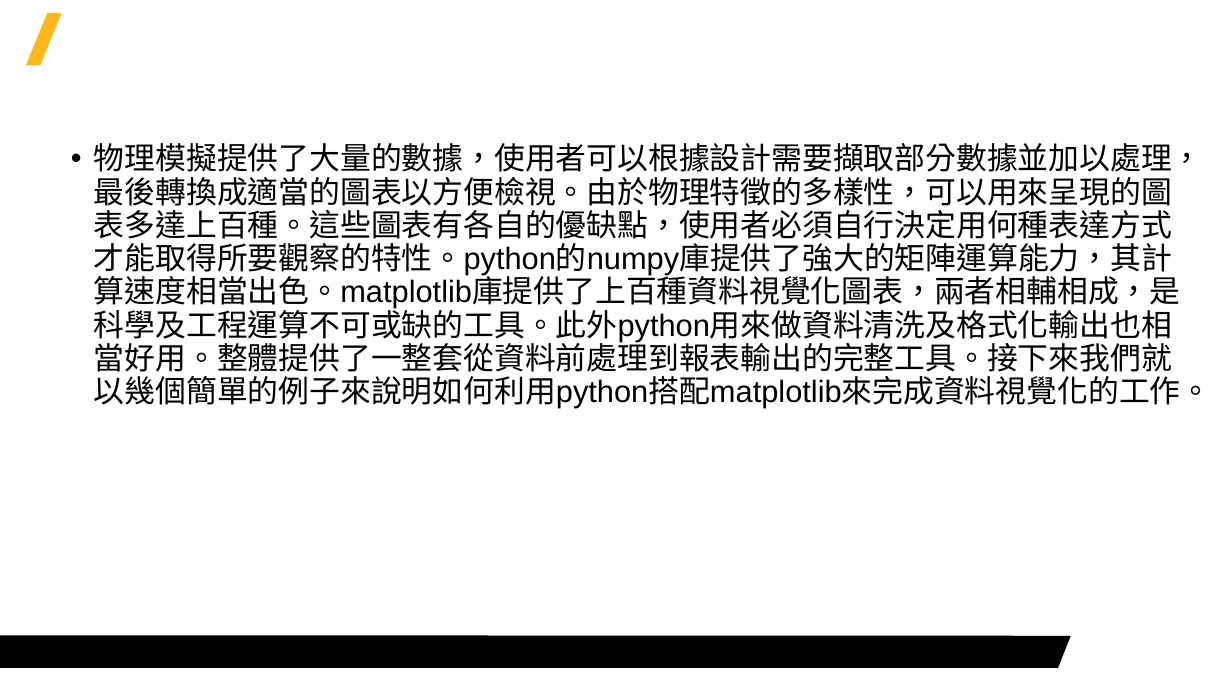
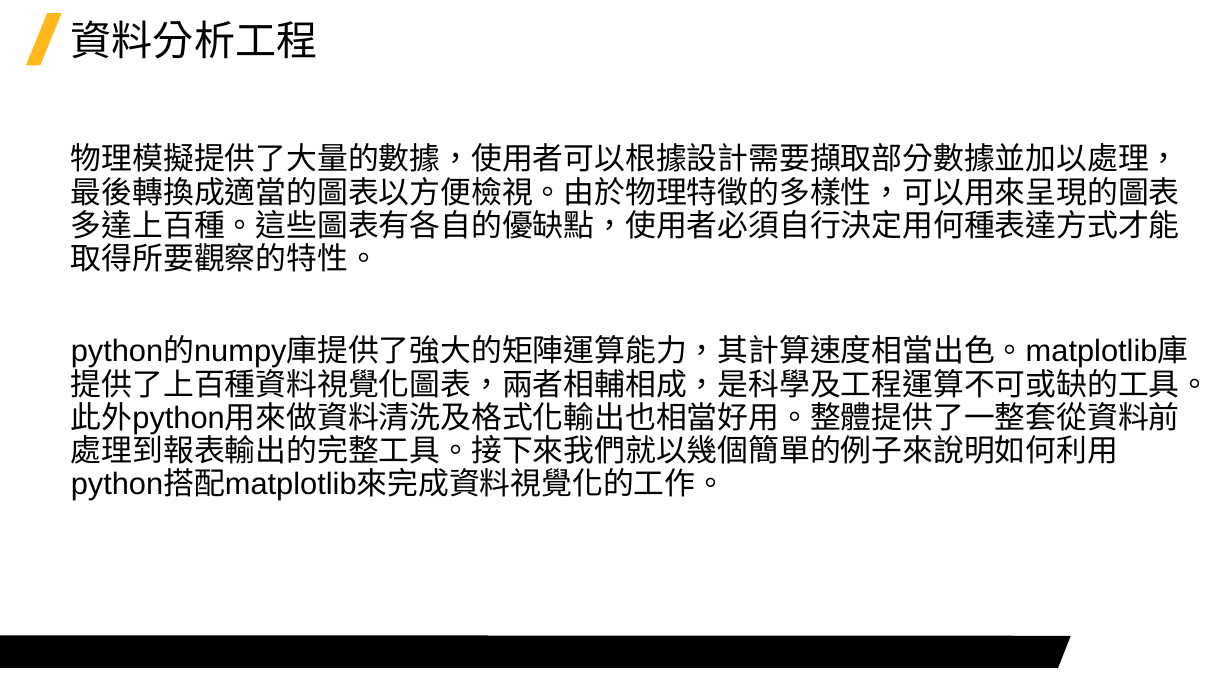
Before and after one commit to Jerrick-cheng/AEDT-Automation-Camp, a slide deck: slide 5 of 上課教材/Week7.pptx. Drawn at 1232x693 pixels with LibreOffice and Linux fonts; fonts in the diff are those of the drawing; background and template pictures are left out. Boxes give left, top, right and bottom in pixels: in the first picture for what was removed or moved away, otherwise in the second. Text is boxed around its words. In the diff, an @@ line names an element or a change of style, - is before the commit and + after.

```diff
--- a/上課教材/Week7.pptx
+++ b/上課教材/Week7.pptx
@@ title added at (x1=71, y1=20, x2=317, y2=59), 32 pt, text #000000 @@
+資料分析工程
@@ text at (x1=71, y1=143, x2=1211, y2=500): text changed @@
-• 物理模擬提供了大量的數據，使用者可以根據設計需要擷取部分數據並加以處理，最後轉換成適當的圖表以方便檢視。由於物理特徵的多樣性，可以用來呈現的圖表多達上百種。這些圖表有各自的優缺點，使用者必須自行決定用何種表達方式才能取得所要觀察的特性。python的numpy庫提供了強大的矩陣運算能力，其計算速度相當出色。matplotlib庫提供了上百種資料視覺化圖表，兩者相輔相成，是科學及工程運算不可或缺的工具。此外python用來做資料清洗及格式化輸出也相當好用。整體提供了一整套從資料前處理到報表輸出的完整工具。接下來我們就以幾個簡單的例子來說明如何利用python搭配matplotlib來完成資料視覺化的工作。
+物理模擬提供了大量的數據，使用者可以根據設計需要擷取部分數據並加以處理，最後轉換成適當的圖表以方便檢視。由於物理特徵的多樣性，可以用來呈現的圖表多達上百種。這些圖表有各自的優缺點，使用者必須自行決定用何種表達方式才能取得所要觀察的特性。
+python的numpy庫提供了強大的矩陣運算能力，其計算速度相當出色。matplotlib庫提供了上百種資料視覺化圖表，兩者相輔相成，是科學及工程運算不可或缺的工具。此外python用來做資料清洗及格式化輸出也相當好用。整體提供了一整套從資料前處理到報表輸出的完整工具。接下來我們就以幾個簡單的例子來說明如何利用python搭配matplotlib來完成資料視覺化的工作。
```
Also in this commit, not shown: 1 other slide changed, 1 slide added, 5 other files.
